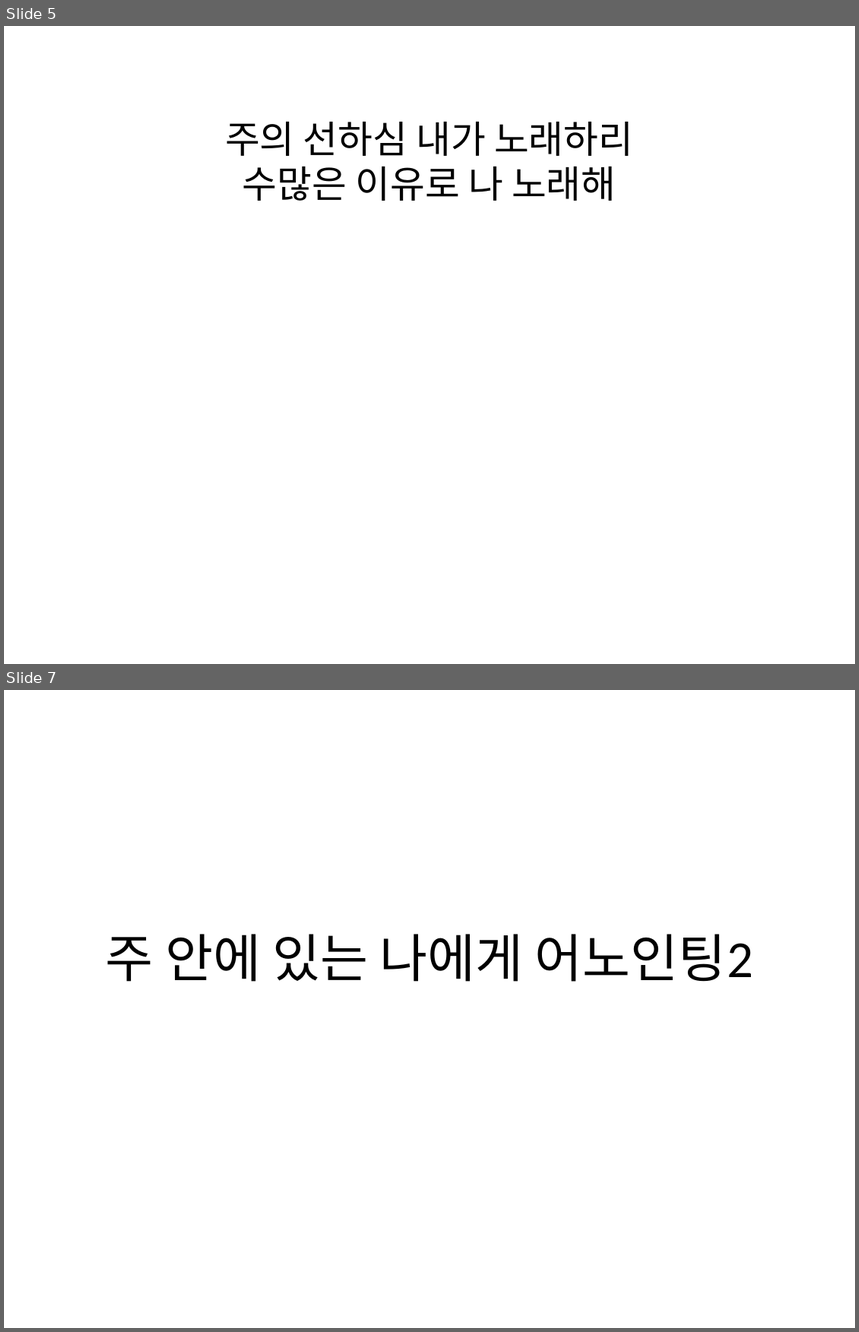
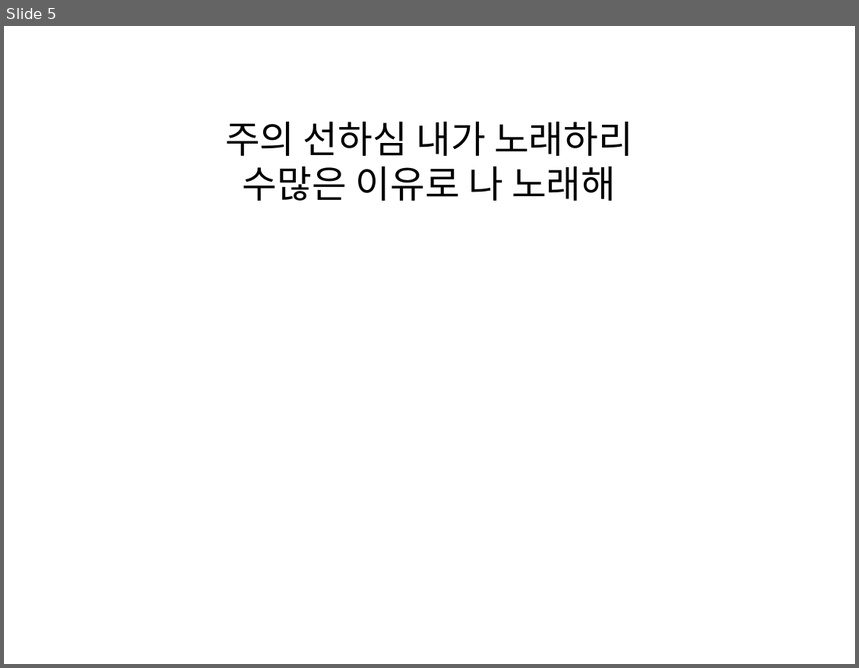
Before and after one commit to daeryuk/MusicSheetToPPT, a slide deck: static/output.pptx. Shown one above the other, each under a label of ours: slides 5 and 7 before the commit, slide 5 after it; the slides between them are not shown. The pictures are 859x1332 and 859x668 pixels, drawn with LibreOffice and Linux fonts; fonts in the diff are those of the drawing. Boxes give left, top, right and bottom in pixels: in the first picture for what was removed or moved away, otherwise in the second. Text is boxed around its words. In the diff, an @@ line names an element or a change of style, - is before the commit and + after.

```diff
--- a/static/output.pptx
+++ b/static/output.pptx
@@ slide 7 removed at [4, 690, 855, 1328], background #FFFFFF @@
@@ title removed at [106, 934, 753, 982] @@
-주 안에 있는 나에게 어노인팅2
```
Also in this commit, not shown: 1 slide changed, 5 slides added, 5 other slides removed, 2 other files.
